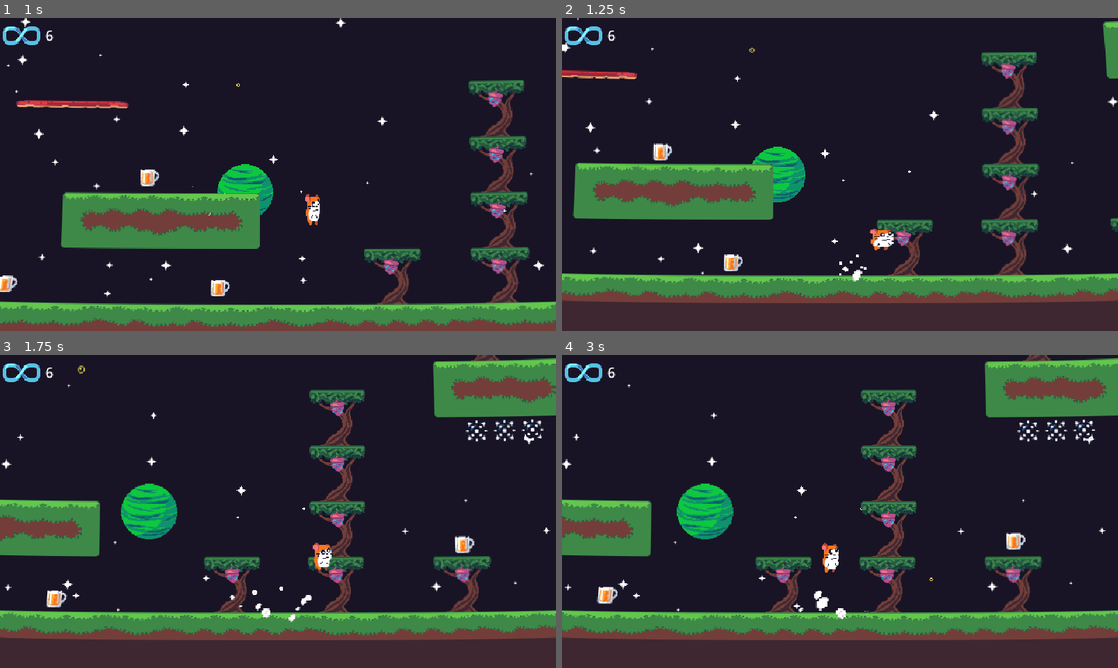
Above: before the commit, frames 1-4 (two rows, left to right).
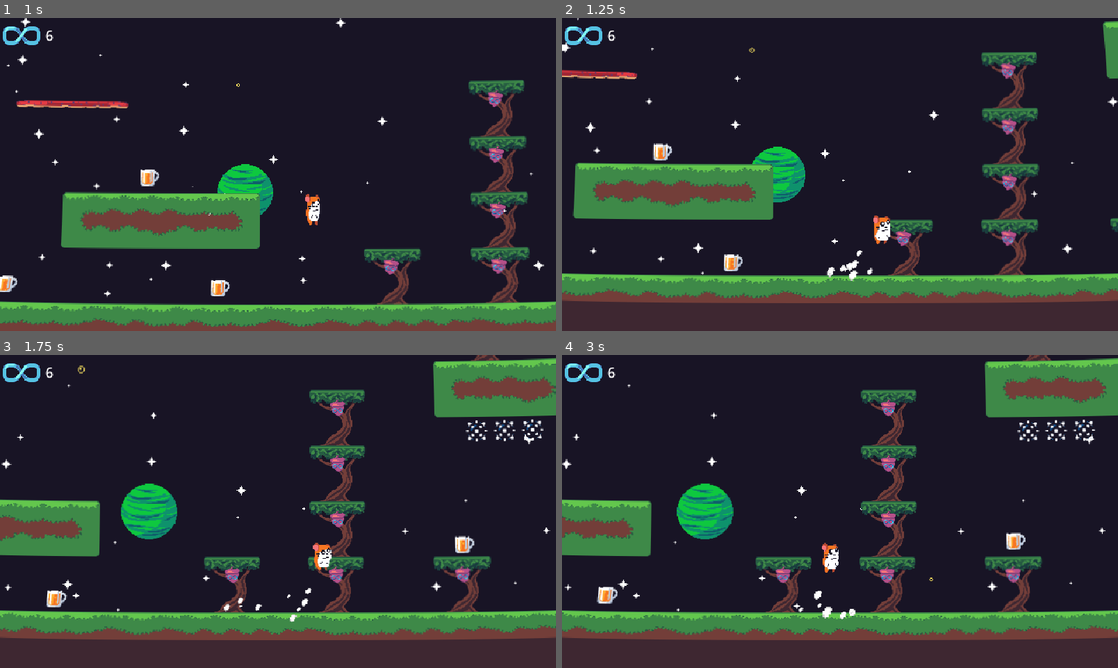
Above: after the commit, the same moments.

Repository: Codex112008/GMTK-2025-Game-Jam
Game: Godot game, scene res://Scenes/Game.tscn
Same seed, same stepped clock (60 frames per second), same inputs: the game is played once before the commit and once after it.
Inputs:
- Up to frame 1 (1 s): hold D (right) from 0.53 s (still down); tap Space (jump) at 0.6, 0.77 s
- Up to frame 2 (1.25 s): keep holding D (right); tap Space (jump) at 1.07 s
- Up to frame 3 (1.75 s): keep holding D (right); tap Space (jump) at 1.35, 1.52 s
- Up to frame 4 (3 s): tap Space (jump) at 1.82, 2.1, 2.85 s; release D (right) at 2.03 s; hold A (left) 2.03-2.78 s; hold D (right) from 2.78 s (still down)

Frame 1 is identical in both runs. In frame 2, 0.5% of the frame differs, in the area x 47-60%, y 63-85%; in frame 3, 0.2%; in frame 4, 0.2%.

Commit message:
Camera shake when falling great heights

Diff:
--- a/Scripts/PlayerController.gd
+++ b/Scripts/PlayerController.gd
@@ -20,6 +20,7 @@
 var starting_point : Vector2
 
 var last_frame_on_floor : bool
+var last_frame_y_velocity : float
 
 var dir : int
 
@@ -115,14 +116,14 @@
 		jump()
 		remove_oldest_nut()
 
-		camera.apply_shake(0.4)
+		camera.apply_shake(0.1)
 
 		# Throw nut downward for visual feedback
 		var new_nut : ThrownNutScript = thrown_nut.instantiate()
 		new_nut.global_position = global_position
 		instantiated_nodes.add_child(new_nut)
 
-	velocity = Vector2(clamp(velocity.x, -1000, 1000), clamp(velocity.y, -5000, 750))
+	velocity = Vector2(clamp(velocity.x, -1000, 1000), clamp(velocity.y, -5000, 1250))
 
 
 	# Get the input direction and handle the movement/deceleration.
@@ -163,13 +164,18 @@
 		scale = Vector2(0.75, 1.25)
 	if (is_on_floor() && Input.is_action_pressed("down")):
 		scale = Vector2(1.5, 0.5)
-	last_frame_on_floor = is_on_floor()
+
+	# Juice when hitting ground fast
+	if !last_frame_on_floor && is_on_floor() && last_frame_y_velocity >= 1100:
+		print(last_frame_y_velocity)
+		camera.apply_shake(0.3)
 
 	# Flashing red
 	if i_frame_timer.time_left != 0:
 		animation_player.play("damage_flash")
 
-
+	last_frame_on_floor = is_on_floor()
+	last_frame_y_velocity = velocity.y
 
 	move_and_slide()
 
